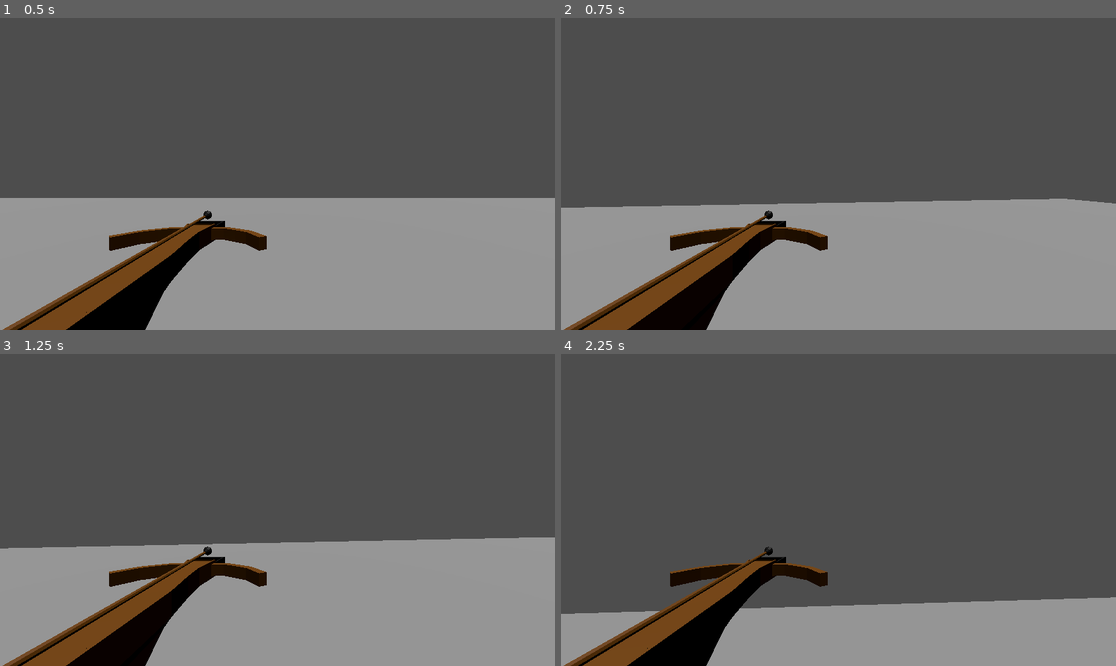
Above: before the commit, frames 1-4 (two rows, left to right).
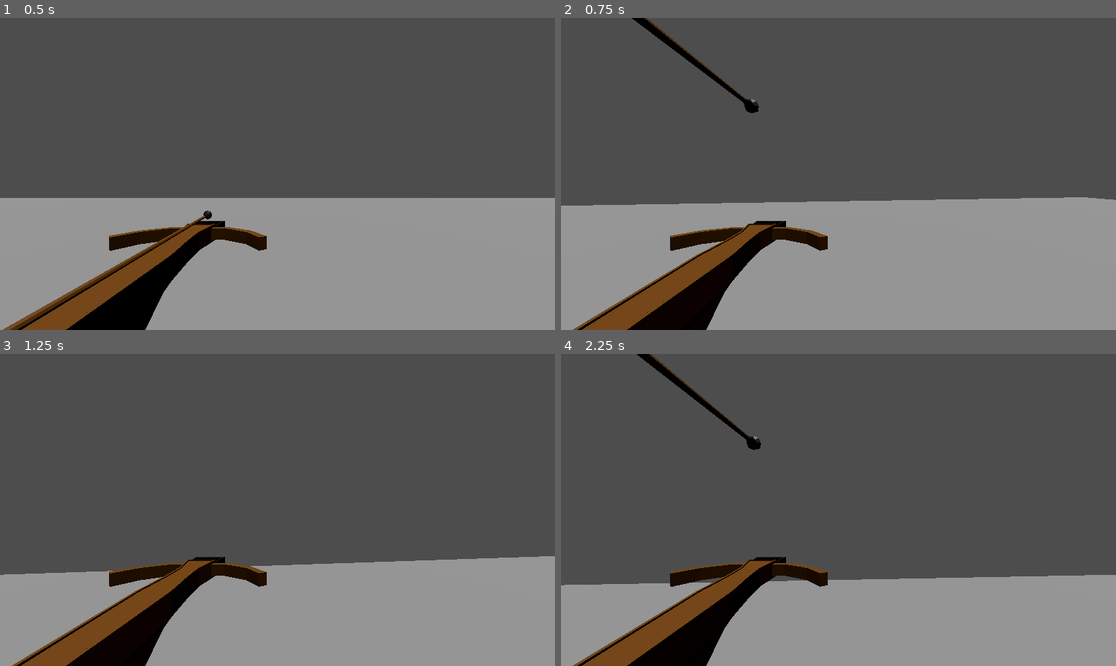
Above: after the commit, the same moments.

Repository: Dendrobyte/OinkITC
Game: Godot game, scene res://main.tscn
Same seed, same stepped clock (60 frames per second), same inputs: the game is played once before the commit and once after it.
Inputs (mouse positions are in pixels of both pictures, inside the frame that each line leads up to):
- Up to frame 1 (0.5 s): no input
- Up to frame 2 (0.75 s): tap Enter (ui_accept) at 0.5 s; move the mouse to (866, 174) at 0.52 s; hold W (move_forward) from 0.53 s (still down); click (866, 174) at 0.6 s
- Up to frame 3 (1.25 s): keep holding W (move_forward); tap Space (jump) at 0.77 s
- Up to frame 4 (2.25 s): keep holding W (move_forward); move the mouse to (810, 510) at 1.27 s; click (810, 510) at 1.35 s; tap Space (jump) at 1.52 s; move the mouse to (849, 503) at 2.02 s; click (849, 503) at 2.1 s

Frame 1 is identical in both runs. In frame 2, 1.9% of the frame differs, in the area x 0-100%, y 0-100%; in frame 3, 7.5%; in frame 4, 8.5%.

Commit message:
Spawning works alright, just weird positioning

Diff:
--- a/oitc_game/MainPlayerMovement.gd
+++ b/oitc_game/MainPlayerMovement.gd
@@ -42,6 +42,5 @@
 	# Handle camera/model movement
 	# TODO: Use the basis for transforms as the mouse moves
 	if event is InputEventMouseMotion and Input.get_mouse_mode() == Input.MOUSE_MODE_CAPTURED:
-		rotate_y(-event.relative.x * mouse_sensitivity)
-		# $CameraPivot. -- Since I'll be making a new FPS model for players, I can just rotate everything right?
-		rotate_x(-event.relative.y * mouse_sensitivity)
+		rotation.y += -event.relative.x * mouse_sensitivity
+		rotation.x += clamp(-event.relative.y * mouse_sensitivity, -1.48, 1.48)
--- a/oitc_game/first_person_character.tscn
+++ b/oitc_game/first_person_character.tscn
@@ -4,7 +4,8 @@
 [ext_resource type="PackedScene" uid="uid://bk0k7ykyj1rpc" path="res://model_nodes/CrossbowItem.tscn" id="2_7spyq"]
 [ext_resource type="Script" path="res://model_nodes/CrossbowItem.gd" id="3_6j3e8"]
 
-[sub_resource type="CapsuleShape3D" id="CapsuleShape3D_4eda3"]
+[sub_resource type="BoxShape3D" id="BoxShape3D_cnx6i"]
+size = Vector3(1, 0.98645, 1)
 
 [sub_resource type="CapsuleMesh" id="CapsuleMesh_3jj6g"]
 
@@ -14,8 +15,8 @@
 script = ExtResource("1_ge41p")
 
 [node name="CollisionShape3D" type="CollisionShape3D" parent="CharacterBody3D"]
-transform = Transform3D(1, 0, 0, 0, 1, 0, 0, 0, 1, 0, 1.00003, 0)
-shape = SubResource("CapsuleShape3D_4eda3")
+transform = Transform3D(1, 0, 0, 0, 1, 0, 0, 0, 1, 0, 0.488035, 0)
+shape = SubResource("BoxShape3D_cnx6i")
 
 [node name="Crossbow" parent="CharacterBody3D" instance=ExtResource("2_7spyq")]
 transform = Transform3D(0.64, 0, 0, 0, 0.64, 0, 0, 0, 0.64, -0.623538, 0.770408, -1.11517)
--- a/oitc_game/model_nodes/BoltItem.gd
+++ b/oitc_game/model_nodes/BoltItem.gd
@@ -13,8 +13,8 @@
 func _process(delta):
 	if (fired):
 		# apply physics until it collides with a player model
-		print("Flying as fired!")
-		print("Position is", get_global_position())
+		#print("Flying as fired!")
+		#print("Position is", get_global_position())
 		var curr_motion = get_transform().origin
 		#move_and_collide(Vector3(curr_motion.x*speed_change*delta, curr_motion.y*speed_change*delta, curr_motion.z*speed_change*delta))
 
@@ -24,7 +24,7 @@
 	if (fired == true):
 		queue_free() # Debugging step to remove it for now
 		print("removed!")
-	# TODO: Call parent "reload" functino where the check for more bolts will happen
+	# TODO: Call parent "reload" function where the check for more bolts will happen
 	print("Fired from bolt item function!")
 	print("The position is", get_global_position())
 	set_gravity_scale(0)
--- a/oitc_game/model_nodes/CrossbowItem.gd
+++ b/oitc_game/model_nodes/CrossbowItem.gd
@@ -9,30 +9,51 @@
 
 @export_range(1, 200)
 var bolt_speed: int = 1 # TODO: move this?
-var currBolt
+var originBoltPosition: Vector3
+var originBoltRotation: Vector3
+var staticBolt
+var hasStaticBolt: bool
 # TODO: hold on to start position, etc. here instead of in _process
 
 # Called when the node enters the scene tree for the first time.
 func _ready():
-	currBolt = $StaticBolt # The one initially in the scene tree
+	staticBolt = $StaticBolt # The one initially in the scene tree
+	update_origin_position_rotation($StaticBolt.global_position, $StaticBolt.global_rotation)
+	hasStaticBolt = true
 
 
 # Called every frame. 'delta' is the elapsed time since the previous frame.
 func _process(_delta):
-	if Input.is_action_just_pressed("fire"):
-		var boltPosition = currBolt.position
-		var boltRotation = currBolt.rotation
-		# Remove static bolt
-		currBolt.queue_free()
-		# Spawn in dynamic bolt that is free from parent node
-		var dynamicBolt = load("res://model_nodes/DynamicBoltItem.tscn").instantiate()
-		dynamicBolt.position = boltPosition; # TODO: Confirm deep copy
-		dynamicBolt.rotation = boltRotation;
-		get_parent().get_parent().add_child(dynamicBolt)
-		dynamicBolt.fire(bolt_speed)
-		print("Fired at speed ", bolt_speed, "!")
-		if 5 > 2: # TODO: This just mocks out "if player has more bolts, add a new one"
-			currBolt = load("res://assets/StaticBolt.glb").instantiate()
-			currBolt.position = boltPosition
-			currBolt.rotation = boltRotation
-			add_child(currBolt)
+	# Always update the currBolt position for spawning a new one
+	if hasStaticBolt: update_origin_position_rotation(staticBolt.global_position, staticBolt.global_rotation)
+
+	if Input.is_action_just_pressed("fire") and hasStaticBolt:
+		# Yeet the static bolt
+		staticBolt.queue_free()
+		hasStaticBolt = false
+
+		# Generate a new bolt that we will apply momentum to
+		# TODO: Obviously, need a better way to access the "world" to add the bolt to the "world" node
+		# 		Or some better way to make it a freestanding agent?
+		# NOTE: We have the luxury of not worrying about colliding with player because
+		#		collision detection will happen on an opposing client (if "my arrow" hits "someone", not if "an arrow" hits "me")
+		var newBoltToShoot = load("res://model_nodes/DynamicBoltItem.tscn").instantiate()
+		newBoltToShoot.scale = Vector3(0.64, 0.64, 0.64) # Should be making these params in the scene, I don't like a fixed number like this
+		newBoltToShoot.set_position(originBoltPosition)
+		newBoltToShoot.set_rotation(originBoltRotation)
+		get_parent().get_parent().add_child(newBoltToShoot)
+		newBoltToShoot.fire(4)
+
+		# Create a new static bolt, wait a sec to prevent collision
+		await get_tree().create_timer(1).timeout
+		var newStaticBolt = load("res://assets/StaticBolt.glb").instantiate()
+		newStaticBolt.position.y += 0.722 # Also, prevent this lmao
+		add_child(newStaticBolt)
+		staticBolt = newStaticBolt
+		hasStaticBolt = true
+
+
+
+func update_origin_position_rotation(new_position: Vector3, new_rotation: Vector3):
+	originBoltPosition = new_position
+	originBoltRotation = new_rotation
